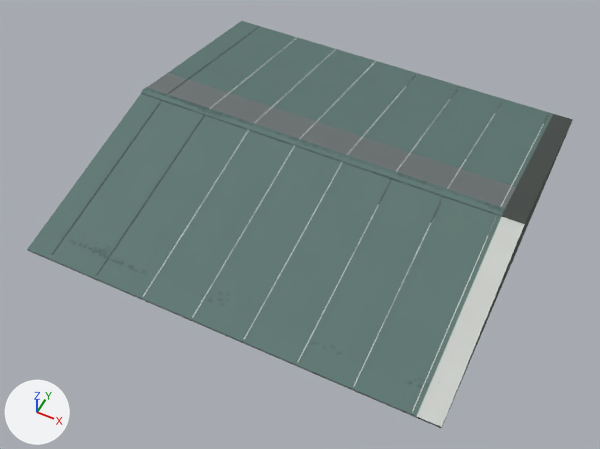
The glTF model Assets/Blender/TownKit/assets/metal_roof_8x8.glb as it was, and as the next commit left it.
Rendered twice from a 50 mm camera at (8.83, -6.54, 11.67) aimed at (4.03, 3.06, -0.33). Lighting does not change. The marker at lower left points along +X, +Y and +Z. The picture after the commit comes second. Where no turn or scale is listed for an object, it has been applied to the vertices. Vertices at exactly the same position are counted once.

Objects in the first picture: 'MetalRoof'.
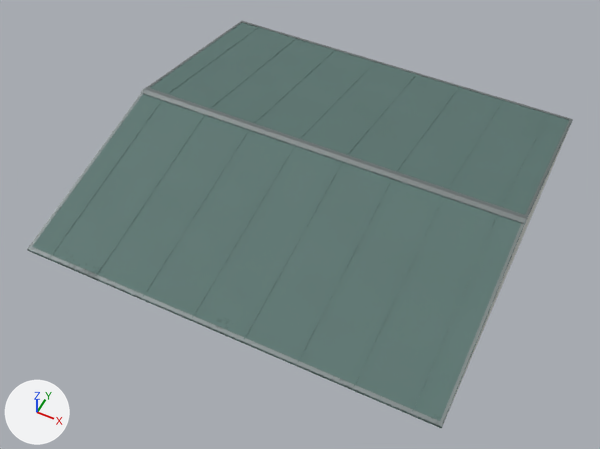
Pixel boxes (x1, y1, x2, y2) of what changed, in the pictures (600 x 449 px):
part 1 of me_roof_half_front, added
    after: (27, 21, 573, 427)
part 2 of me_roof_half_front, surface changed
    both: (27, 23, 573, 428)

Edits to the bpy script that builds the scene:
```text
Change me_roof_half_front:
    used by ob_metalroof; location = (0.0, 0.0, 0.0)
    remove me_roof_half_front.from_pydata(...)  # 158 vertices, 252 faces; spans x 0.0..8.0, y 0.0..8.0, z 0.0..0.86
    add me_roof_half_front.from_pydata(...)  # 214 vertices, 340 faces; spans x 0.0..8.0, y 0.0..8.0, z 0.0..0.86
    me_roof_half_front part 1
    56 vertices are added at x 0.0..8.0, y 0.0..8.0, z 0.03..0.85
    88 new faces join them
    me_roof_half_front part 2: 251 kept faces spanning x 0.0..8.0, y 0.0..8.0, z 0.0..0.86 get new texture (UV) coordinates
```
